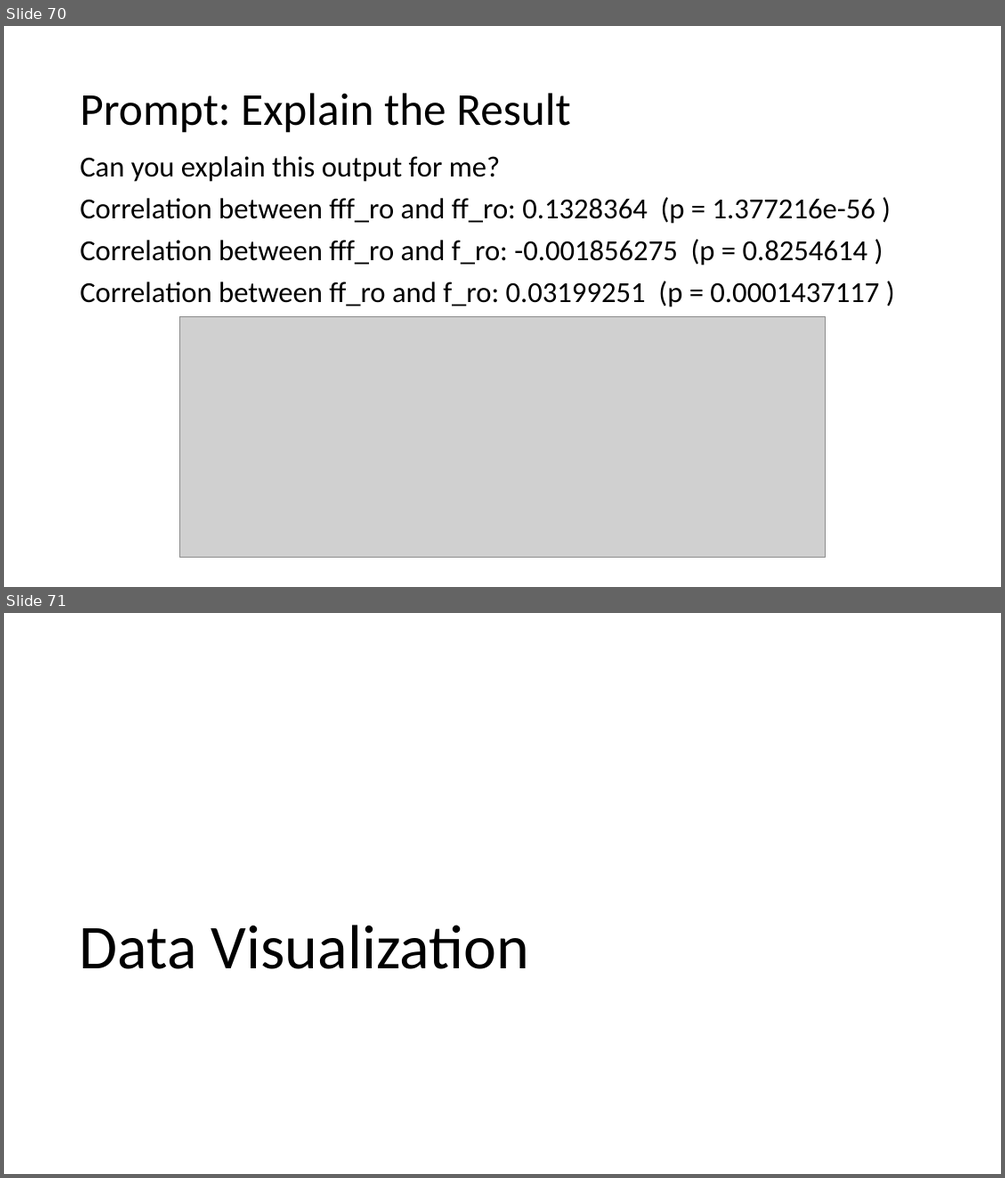
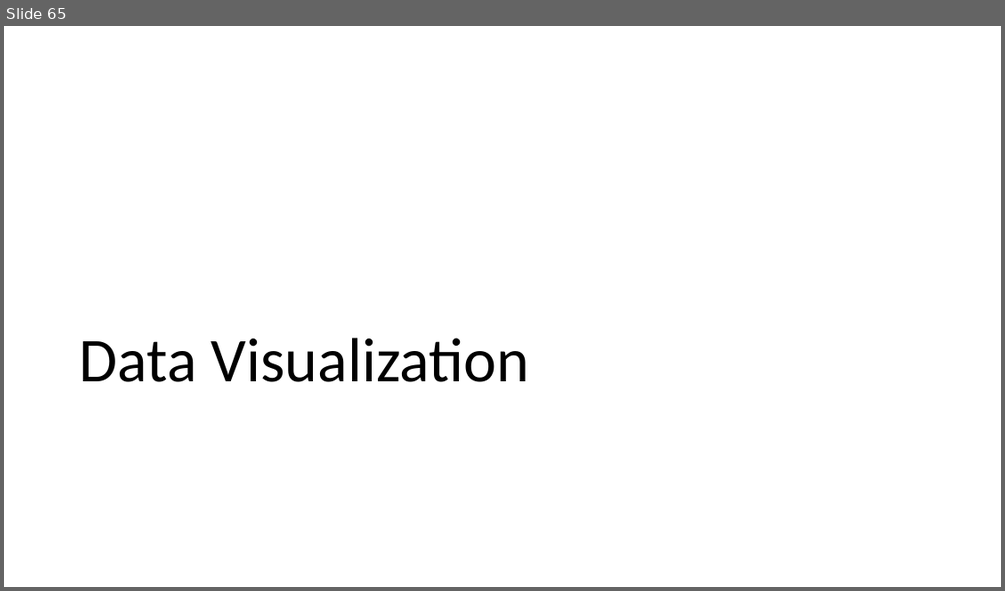
Before and after one commit to fccsdigitalchina/generative_ai_east_asian_studies, a slide deck: _slides/Generative AI for East Asian Studies_use cases.pptx. Shown one above the other, each under a label of ours: slides 70 and 71 before the commit, slide 65 after it. The pictures are 1005x1178 and 1005x591 pixels, drawn with LibreOffice and Linux fonts; fonts in the diff are those of the drawing; grey boxes stand for pictures. Boxes give left, top, right and bottom in pixels: in the first picture for what was removed or moved away, otherwise in the second. Text is boxed around its words. In the diff, an @@ line names an element or a change of style, - is before the commit and + after.

```diff
--- a/_slides/Generative AI for East Asian Studies_use cases.pptx
+++ b/_slides/Generative AI for East Asian Studies_use cases.pptx
@@ slide 70 removed at bbox=[4, 26, 1001, 587], background #FFFFFF @@
@@ title removed at bbox=[80, 93, 570, 133] @@
-Prompt: Explain the Result
@@ text removed at bbox=[80, 156, 879, 307] @@
-Can you explain this output for me?
-Correlation between fff_ro and ff_ro: 0.1328364 (p = 1.377216e-56 )
-Correlation between fff_ro and f_ro: -0.001856275 (p = 0.8254614 )
-Correlation between ff_ro and f_ro: 0.03199251 (p = 0.0001437117 )
@@ picture removed at bbox=[179, 317, 825, 557] @@
@@ what was slide 71 is now slide 65 @@
```
Also in this commit, not shown: 12 slides changed, 5 other slides removed.
